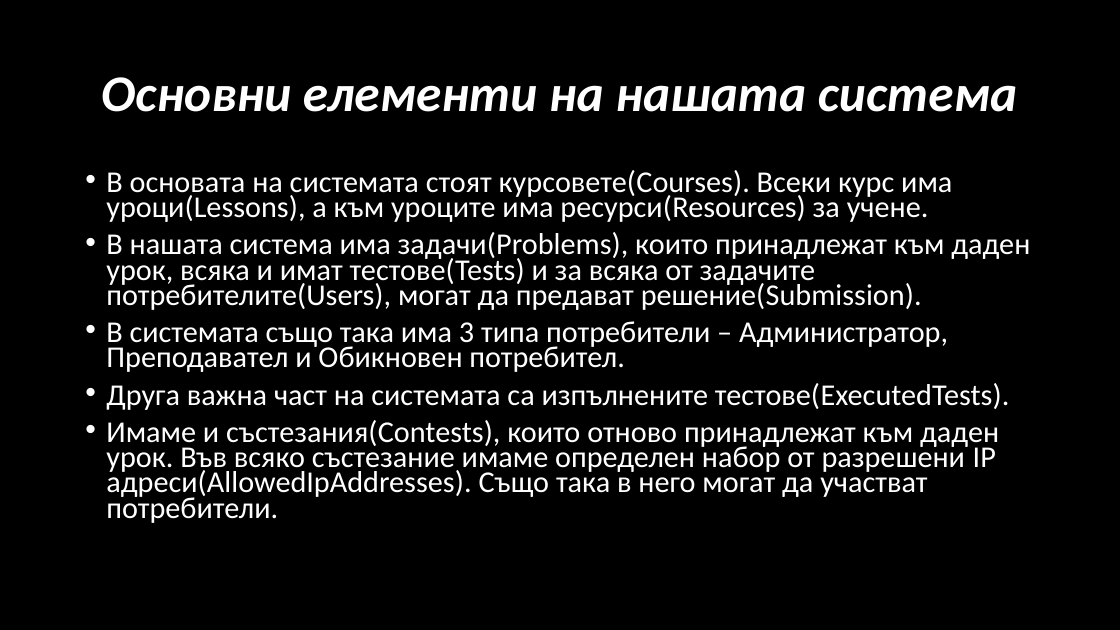
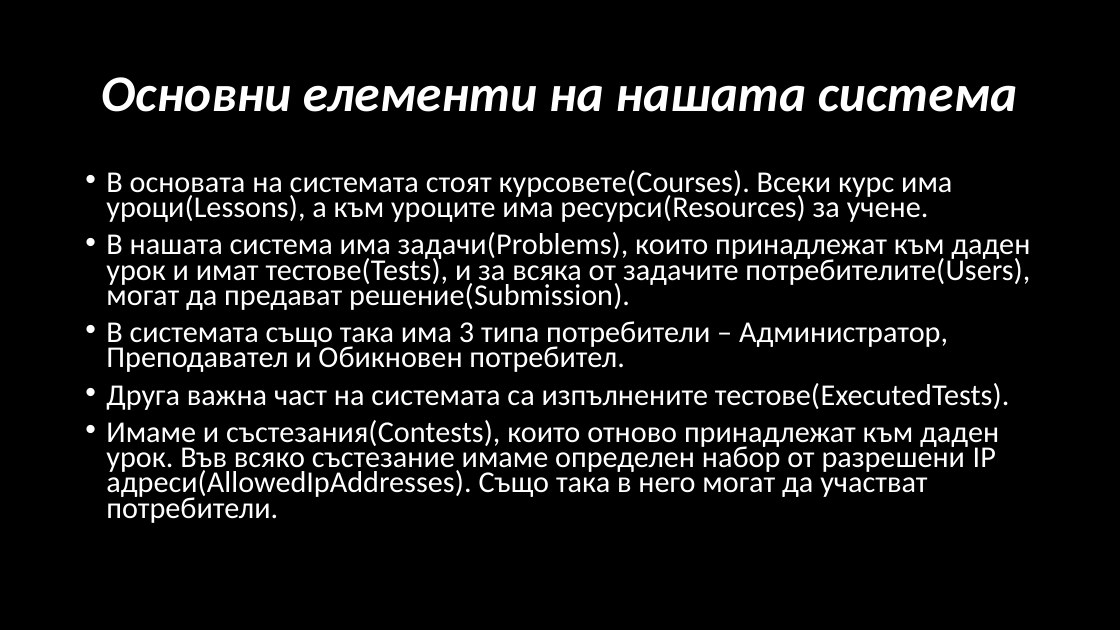
Before and after one commit to NaskoIT/FMI, a slide deck: slide 4 of DB/JudgeSystem/Основна-презентация.pptx. Drawn at 1120x630 pixels with LibreOffice and Linux fonts; fonts in the diff are those of the drawing. Boxes give left, top, right and bottom in pixels: in the first picture for what was removed or moved away, otherwise in the second. Text is boxed around its words. In the diff, an @@ line names an element or a change of style, - is before the commit and + after.

Commit message:
Changed the presentation

```diff
--- a/DB/JudgeSystem/Основна-презентация.pptx
+++ b/DB/JudgeSystem/Основна-презентация.pptx
@@ text at [106,232,1030,310]: text changed @@
-• В нашата система има задачи(Problems), които принадлежат към даден урок, всяка и имат тестове(Tests) и за всяка от задачите потребителите(Users), могат да предават решение(Submission).
+• В нашата система има задачи(Problems), които принадлежат към даден урок и имат тестове(Tests), и за всяка от задачите потребителите(Users), могат да предават решение(Submission).
```
Also in this commit, not shown: 3 other slides changed.
